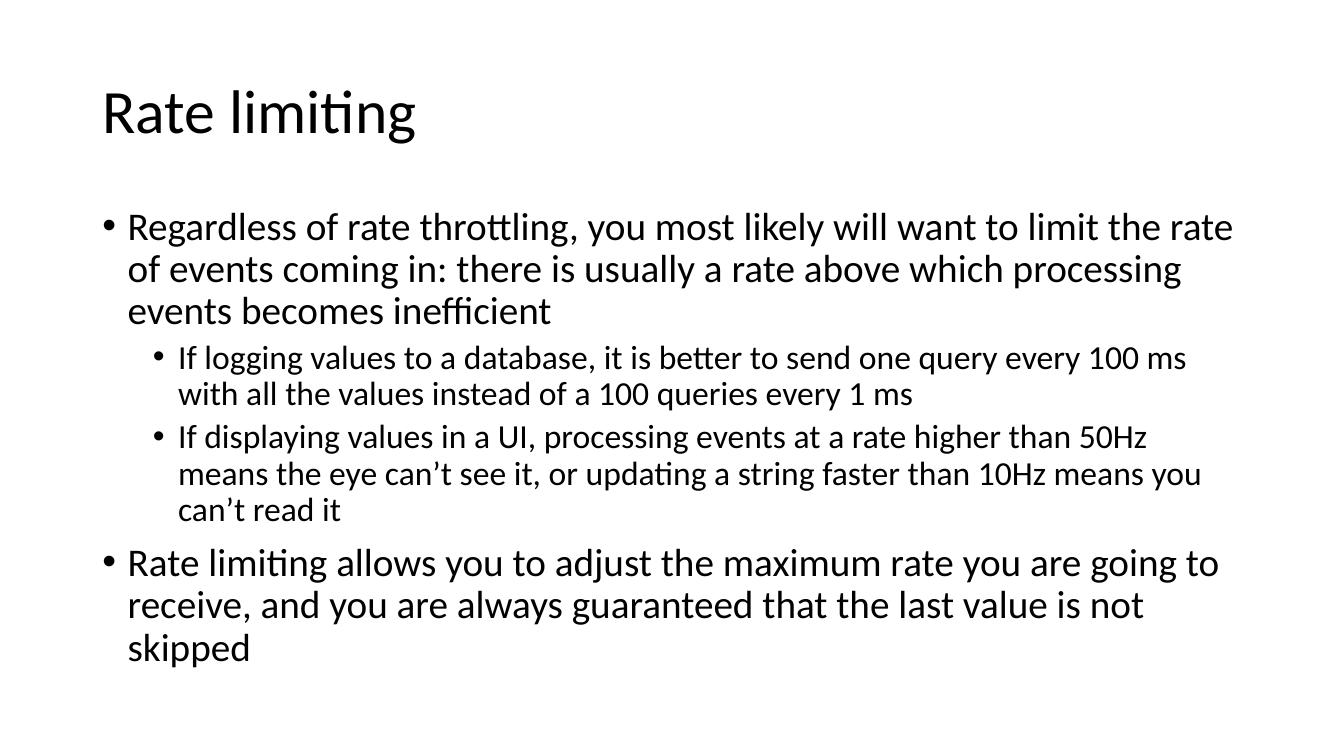
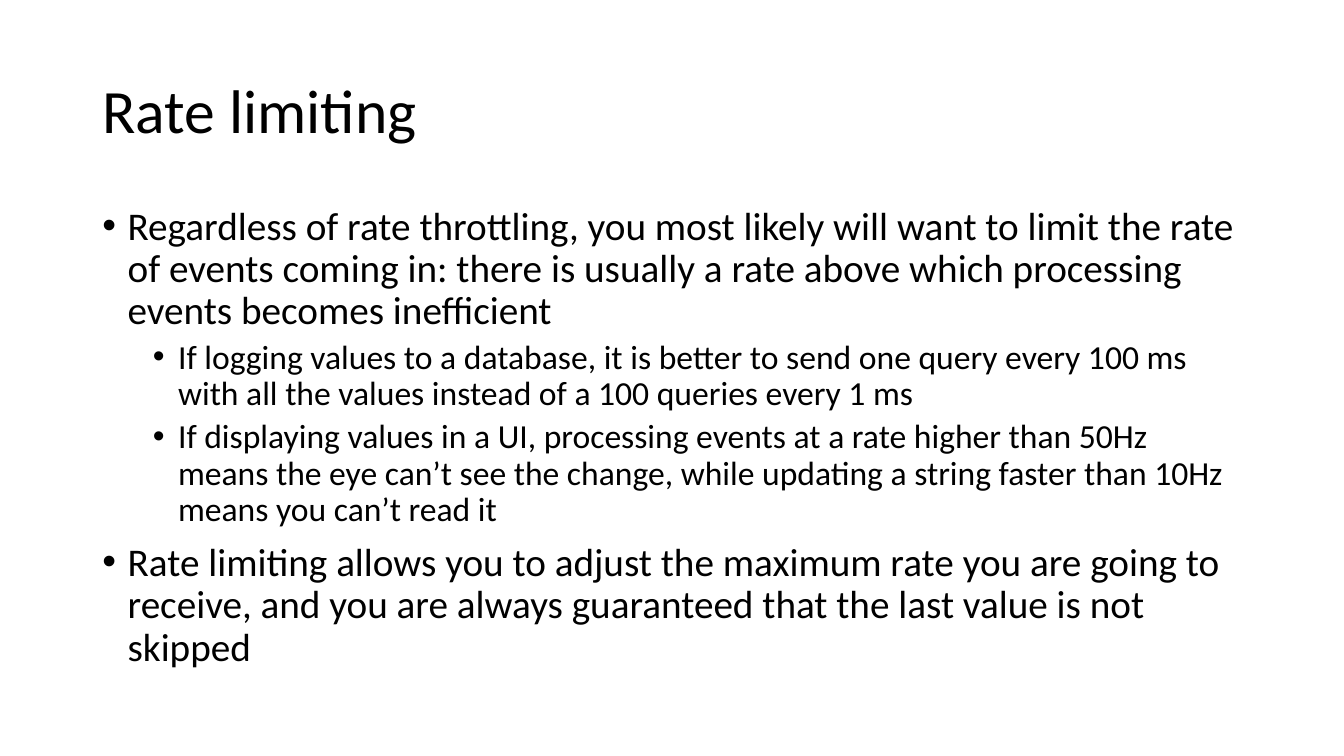
Before and after one commit to shroffk/epics-java-resources, a slide deck: slide 31 of EPICS-GPClient.pptx. Drawn at 1344x756 pixels with LibreOffice and Linux fonts; fonts in the diff are those of the drawing. Boxes give left, top, right and bottom in pixels: in the first picture for what was removed or moved away, otherwise in the second. Text is boxed around its words. In the diff, an @@ line names an element or a change of style, - is before the commit and + after.

```diff
--- a/EPICS-GPClient.pptx
+++ b/EPICS-GPClient.pptx
@@ text at [178, 424, 1222, 527]: text changed @@
-  • If displaying values in a UI, processing events at a rate higher than 50Hz means the eye can’t see it, or updating a string faster than 10Hz means you can’t read it
+  • If displaying values in a UI, processing events at a rate higher than 50Hz means the eye can’t see the change, while updating a string faster than 10Hz means you can’t read it
```
Also in this commit, not shown: 9 other slides changed.
